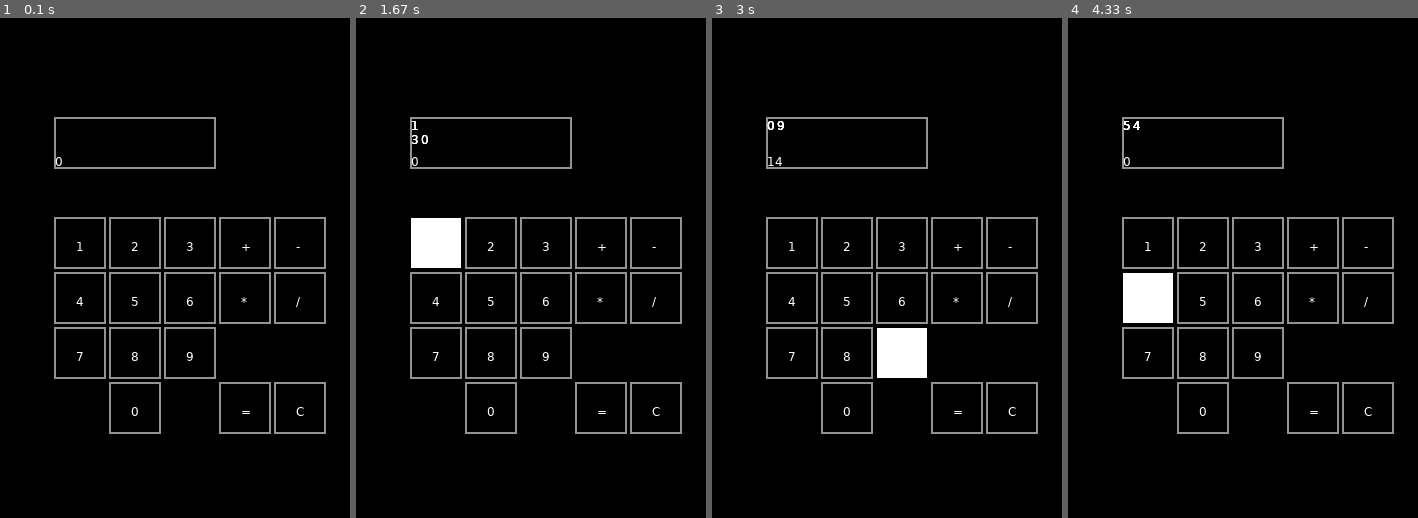
Above: before the commit, frames 1-4 (left to right).
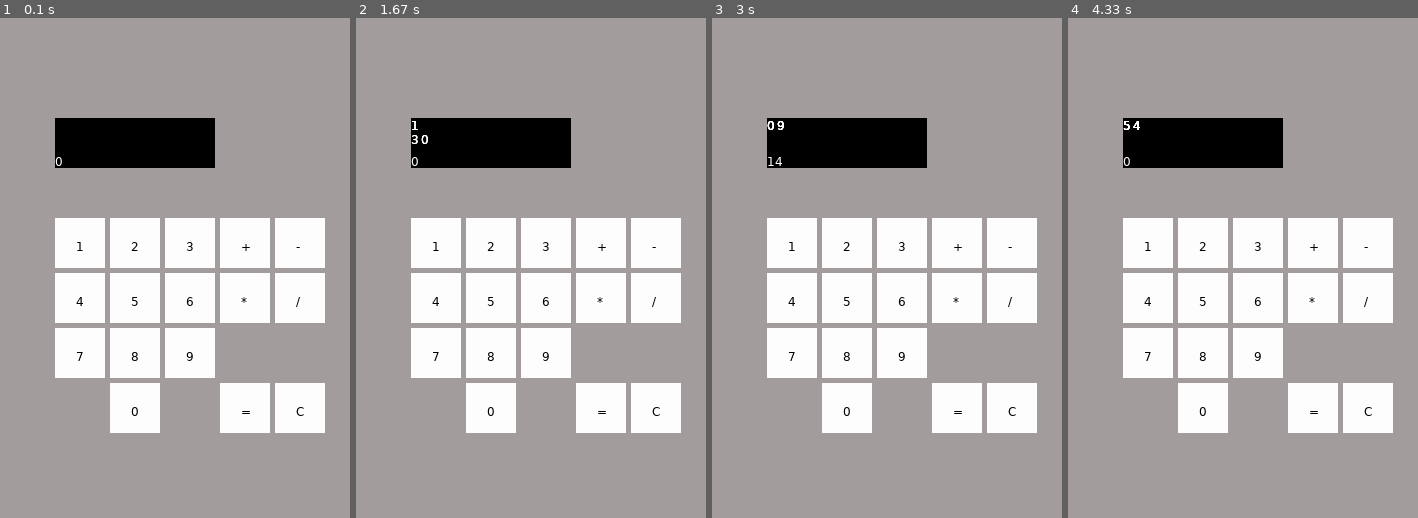
Above: after the commit, the same moments.

Repository: Oanium/Calculator
Game: LÖVE game, started from main.lua
Two runs of this game, one before a commit and one after it. Both use one fixed random seed, a clock stepped at 60 frames per second and the inputs below.
Inputs (mouse positions are in pixels of both pictures, inside the frame that each line leads up to):
- Up to frame 1 (0.1 s): no input
- Up to frame 2 (1.67 s): click (531, 268) at 0.38 s; click "0" at 0.72 s; click (643, 253) at 1.05 s; click "1" at 1.38 s
- Up to frame 3 (3 s): click (925, 313) at 1.72 s; click "=" at 2.05 s; click (869, 398) at 2.38 s; click (887, 328) at 2.72 s
- Up to frame 4 (4.33 s): click (1365, 398) at 3.38 s; click "5" at 3.72 s; click (1127, 318) at 4.05 s

The runs differ from the first frame. In frame 1, 94% of the frame differs, in the area x 0-100%, y 0-100%; in frame 2, 92%; in frame 3, 92%; in frame 4, 92%.

Commit message:
Final release

Diff:
--- a/clickBox.lua
+++ b/clickBox.lua
@@ -5,10 +5,12 @@
 	self.y = y
 	self.width = width
 	self.height = height
-	self.fill = "line"
+	self.fill = "fill"
 	self.data = data
 	self.pressed = false
 end
+
+--[[
 
 function ClickBox:checkCollision()
 	if love.mouse.getX() >= self.x and
@@ -20,10 +22,12 @@
     	self.fill = "line"
     end
 end
-
+]]
 
 
 function ClickBox:render()
+	love.graphics.setColor(253/255, 253/255, 253/255)
 	love.graphics.rectangle(self.fill, self.x, self.y, self.width, self.height)
+	love.graphics.setColor(0, 0, 0)
 	love.graphics.print(self.data, self.x+(self.width/2)-4, self.y+(self.height/2)-4)
 end
--- a/main.lua
+++ b/main.lua
@@ -6,6 +6,7 @@
 
     numbers = {}
 
+    click = love.audio.newSource("click.ogg", "static")
     --the tostring at the end is the data
     for i = 1, 3 do
         numbers[tostring(i)] = ClickBox((i*55), 200, 50, 50, tostring(i))
@@ -37,6 +38,8 @@
     numResult = 0
     love.keyboard.keysPressed = {}
     operatorCount = 0
+
+    love.graphics.setBackgroundColor(162/255, 157/255, 156/255)
 end
 
 function love.keypressed(key)
@@ -48,6 +51,7 @@
 end
 
 function love.update(dt)
+    --[[
     dispBox:checkCollision()
     for i, v in pairs(numbers) do
         v:checkCollision()
@@ -55,10 +59,12 @@
     for i, v in pairs(operators) do
         v:checkCollision()
     end
-    if love.keyboard.wasPressed('up') then
-        check1()
-    end
-
+
+    ]]
+
+    if numResult == nil then
+        numResult = 0
+    end
     love.keyboard.keysPressed = {}
 end
 
@@ -70,6 +76,7 @@
             y >= v.y and
             y <= v.y + v.height then
 
+                love.audio.play(click)
                 v.pressed = true
                 addToNumDisp = tostring(v.data)
                 if #numDisplayed <= 15 then
@@ -83,6 +90,7 @@
             y >= v.y and
             y <= v.y + v.height then
 
+                love.audio.play(click)
                 if v.data == '+' then
                     wuhOp = '+'
 
@@ -183,27 +191,19 @@
     end
 end
 
-function check1()
-    for i, v in ipairs(numDisplayed) do
-       print(v)
-    end
-    for i, v in ipairs(storeNumbers) do
-       print(v)
-    end
-end
-
-
-function whenEqualPressed()
-
-end
-
 function love.draw()
-    love.graphics.rectangle("line", 55, 100, 160, 50)
+    love.graphics.setColor(0, 0, 0)
+        love.graphics.rectangle("fill", 55, 100, 160, 50)
+    love.graphics.setColor(1, 1, 1)
+
     for i,v in pairs(numbers) do
+
         v:render()
         if v.pressed then
             if numDisplayed ~= nil then
+                love.graphics.setColor(1, 1, 1)
                 for i,v in ipairs(numDisplayed) do
+
                     love.graphics.print(v, dispBox.x + (i*10)-10, dispBox.y)
                 end
             end
@@ -216,6 +216,7 @@
     end
 
     if numResult ~= nil then
+        love.graphics.setColor(1, 1, 1)
         love.graphics.print(numResult, dispBox.x, dispBox.y + dispBox.height-14)
     end
     for i,v in pairs(operators) do
--- a/operator.lua
+++ /dev/null
@@ -1 +0,0 @@
-Operator = ClickBox()
Not shown, added: click.ogg
